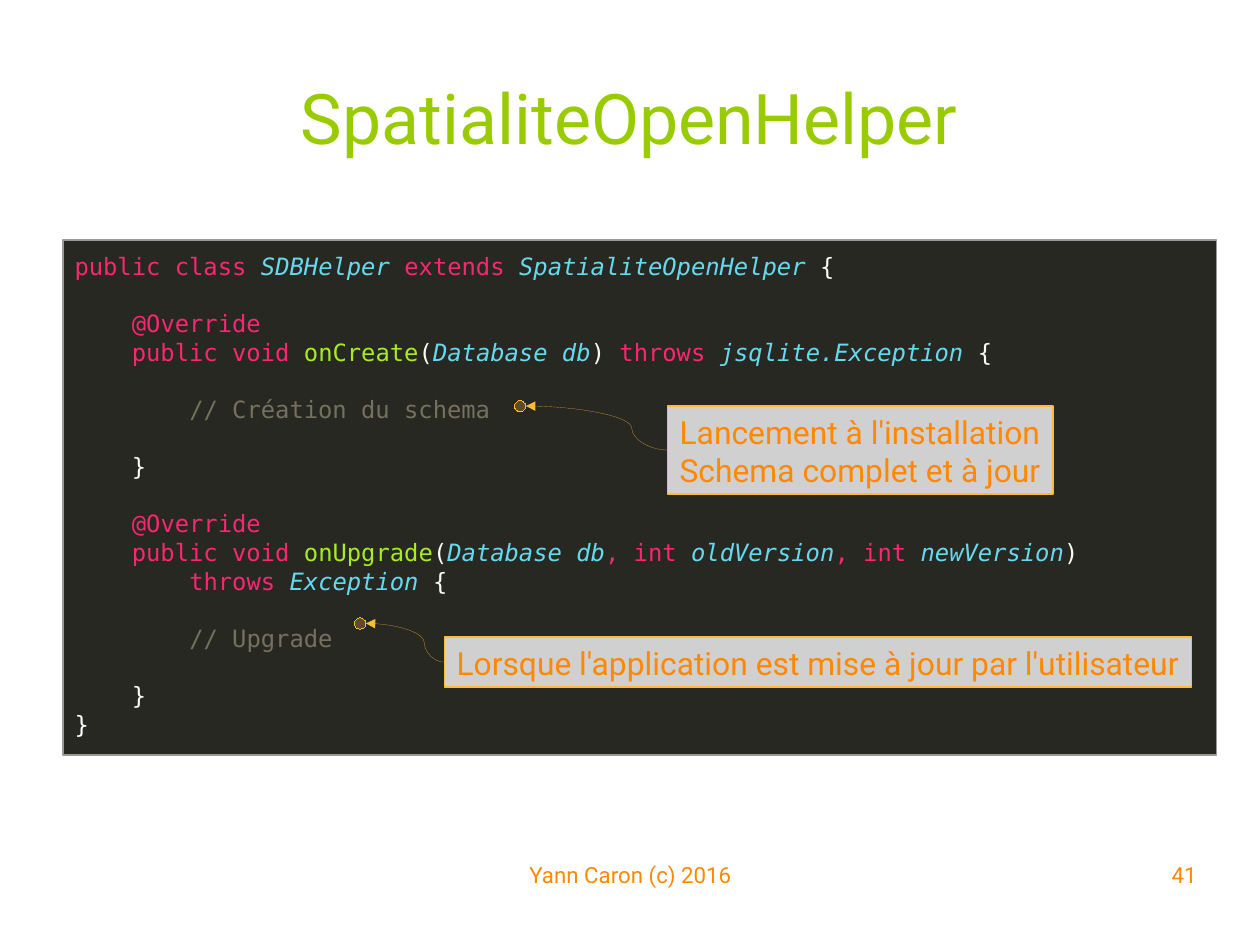
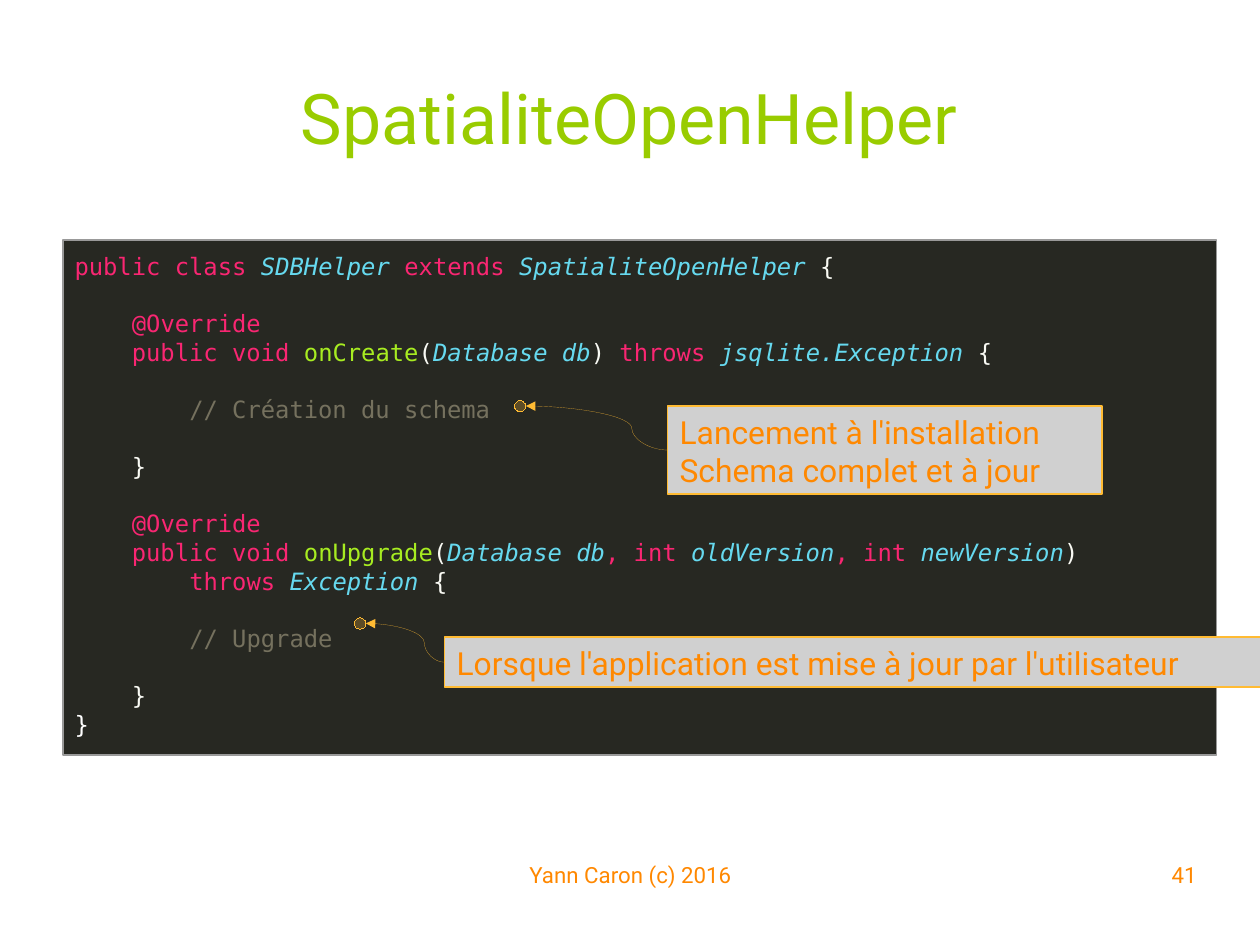
Before and after one commit to YannCaron/Android-ENSG, a slide deck: slide 41 of 10 - Spatialite.odp. Drawn at 1260x946 pixels with LibreOffice and Linux fonts; fonts in the diff are those of the drawing; grey boxes stand for pictures; background and template pictures are left out. Boxes give left, top, right and bottom in pixels: in the first picture for what was removed or moved away, otherwise in the second. Text is boxed around its words. In the diff, an @@ line names an element or a change of style, - is before the commit and + after.

```diff
--- a/10 - Spatialite.odp
+++ b/10 - Spatialite.odp
@@ picture "Lancement à l'installation": place and size @@
-picture "Lancement à l'installation" at bbox=[668, 406, 1053, 494]
+picture "Lancement à l'installation" at bbox=[668, 406, 1102, 494]
@@ picture "Lorsque l'application est mise à ...": place and size @@
-picture "Lorsque l'application est mise à ..." at bbox=[445, 637, 1191, 687]
+picture "Lorsque l'application est mise à ..." at bbox=[445, 637, 1260, 687]
```
Also in this commit, not shown: 11 other slides changed, 4 other files.
